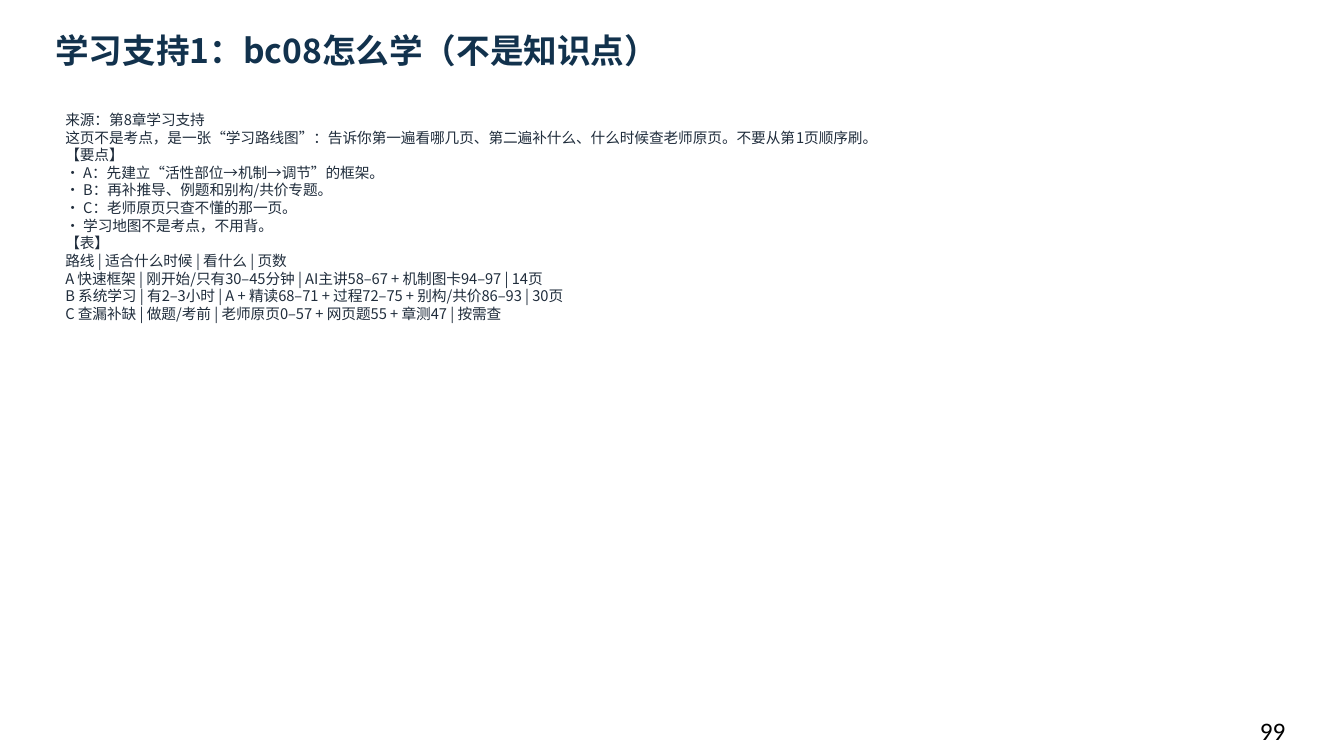
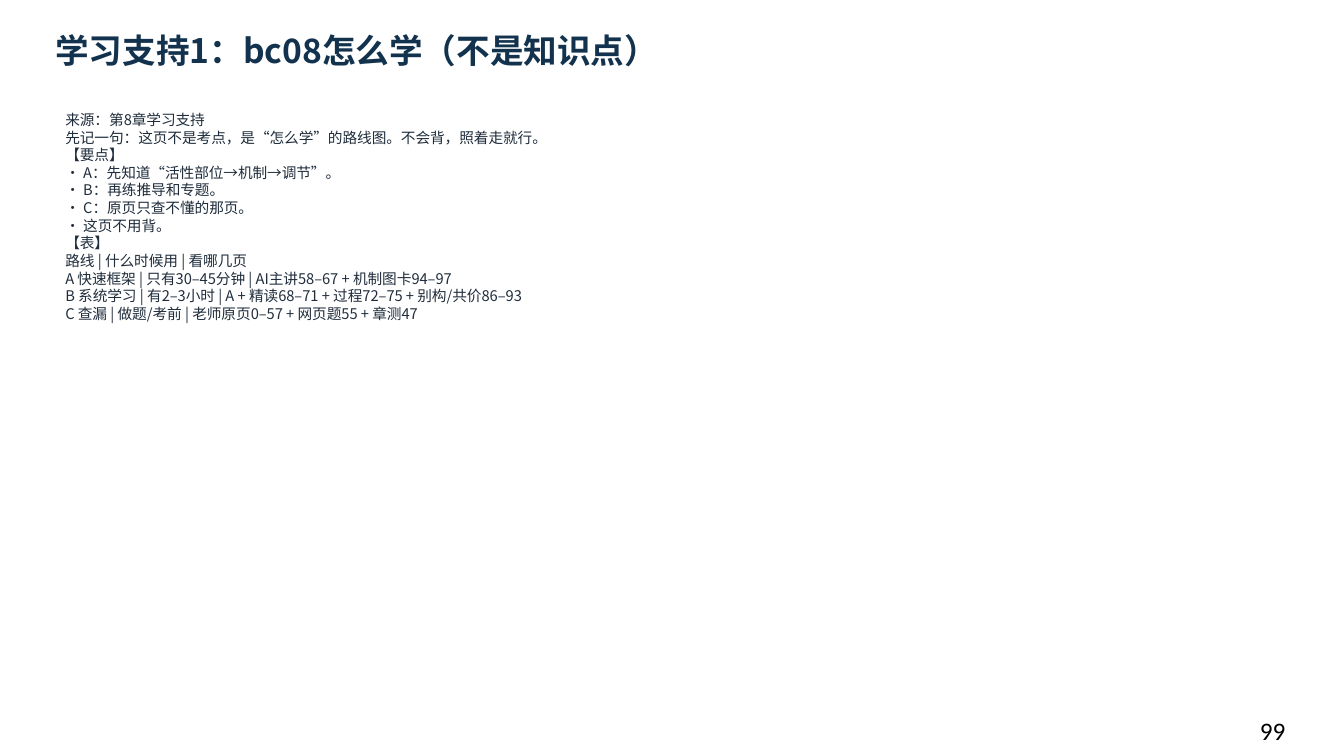
Before and after one commit to newkan-li/Biochemistry, a slide deck: slide 99 of downloads/bc08-ai-style.pptx. Drawn at 1344x756 pixels with LibreOffice and Linux fonts; fonts in the diff are those of the drawing. Boxes give left, top, right and bottom in pixels: in the first picture for what was removed or moved away, otherwise in the second. Text is boxed around its words. In the diff, an @@ line names an element or a change of style, - is before the commit and + after.

```diff
--- a/downloads/bc08-ai-style.pptx
+++ b/downloads/bc08-ai-style.pptx
@@ text at (65,112,547,322): text changed @@
-来源：第8章学习支持
-这页不是考点，是一张“学习路线图”：告诉你第一遍看哪几页、第二遍补什么、什么时候查老师原页。不要从第1页顺序刷。
-【要点】
-• A：先建立“活性部位→机制→调节”的框架。
-• B：再补推导、例题和别构/共价专题。
-• C：老师原页只查不懂的那一页。
-• 学习地图不是考点，不用背。
-【表】
-路线 | 适合什么时候 | 看什么 | 页数
-A 快速框架 | 刚开始/只有30–45分钟 | AI主讲58–67 + 机制图卡94–97 | 14页
-B 系统学习 | 有2–3小时 | A + 精读68–71 + 过程72–75 + 别构/共价86–93 | 30页
-C 查漏补缺 | 做题/考前 | 老师原页0–57 + 网页题55 + 章测47 | 按需查
+来源：第8章学习支持
+先记一句：这页不是考点，是“怎么学”的路线图。不会背，照着走就行。
+【要点】
+• A：先知道“活性部位→机制→调节”。
+• B：再练推导和专题。
+• C：原页只查不懂的那页。
+• 这页不用背。
+【表】
+路线 | 什么时候用 | 看哪几页
+A 快速框架 | 只有30–45分钟 | AI主讲58–67 + 机制图卡94–97
+B 系统学习 | 有2–3小时 | A + 精读68–71 + 过程72–75 + 别构/共价86–93
+C 查漏 | 做题/考前 | 老师原页0–57 + 网页题55 + 章测47
```
Also in this commit, not shown: 8 other slides changed, 6 other files.
